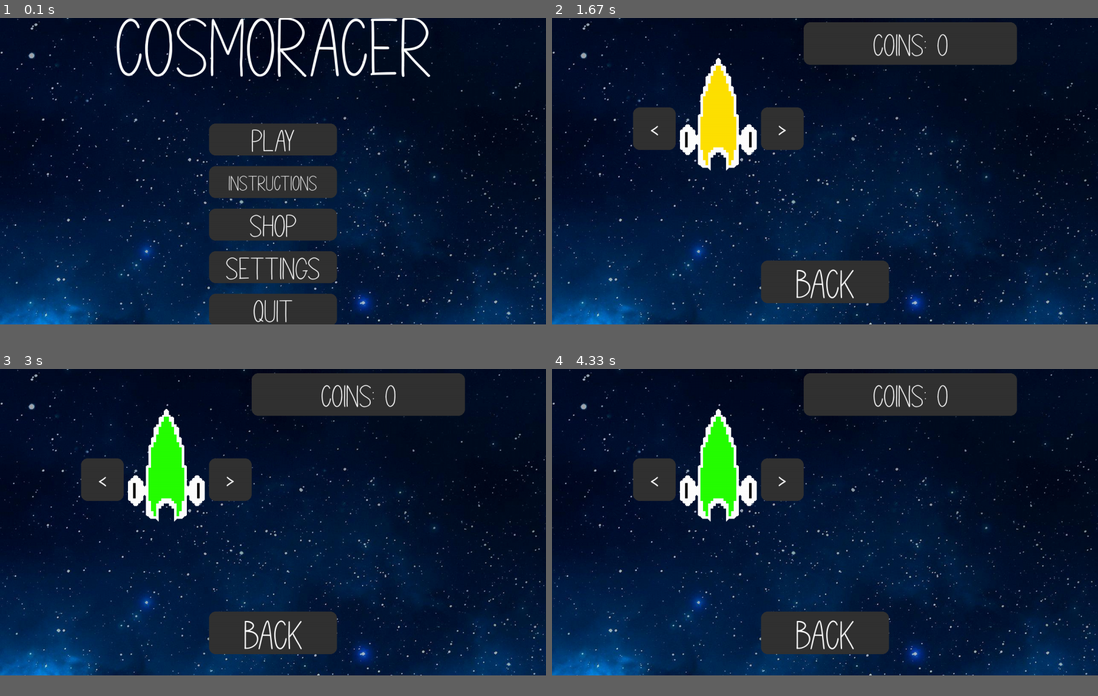
Above: before the commit, frames 1-4 (two rows, left to right).
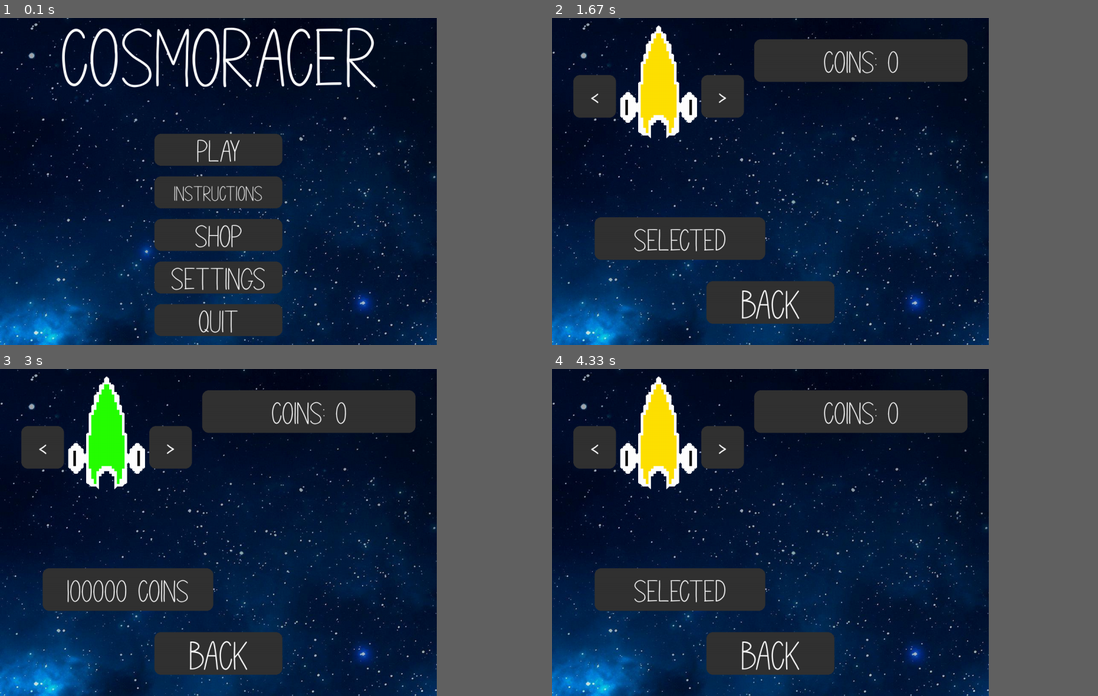
Above: after the commit, the same moments.

Repository: williamjamesj/pygame-project-williamjamesj
Game: pygame game, started from main.py
Two runs of this game, one before a commit and one after it. Both use one fixed random seed, a clock stepped at 60 frames per second and the inputs below.
Inputs (mouse positions are in pixels of both pictures, inside the frame that each line leads up to):
- Up to frame 1 (0.1 s): no input
- Up to frame 2 (1.67 s): click (770, 233) at 0.38 s; click "<" at 0.88 s; click ">" at 1.22 s
- Up to frame 3 (3 s): click "<" at 2.55 s
- Up to frame 4 (4.33 s): click (710, 463) at 3.88 s
The window is 900x506 before the commit and 720x540 after it. Grey fills any space a smaller window leaves; there, only what the larger window draws over its background counts as a difference.

The runs differ from the first frame. In frame 1, 26% of the frame differs, in the area x 0-100%, y 0-100%; in frame 2, 27%; in frame 3, 27%; in frame 4, 27%.

Commit message:
asfghjfgiuytrewerty

Diff:
--- a/globalvariables.py
+++ b/globalvariables.py
@@ -1,13 +1,14 @@
 # Variables imported from this file can be accessed in any other file that calls it, specifically helpful for the game loop.
 # All of the variables declared to be None are just placeholders to be set in another file.
 '''General Global Variables'''
-running = True # When this becomes false, the game will close
-gamestage = "menu" # The stage that the game is in
+running = True # When this becomes false, the game will close.
+gamestage = "menu" # The stage that the game is in.
 screen = None # The PyGame surface object for the entire game.
 backgroundpicture = None # The background that is displayed.
-debug = False # Gives helpful features like fps counter, useful for debugging, not for the end-user to see.
+debug = False # Gives helpful features like fps counter, useful for debugging and object placement, not for the end-user to see.
 shop = None # The shop object, containing all of the functions regarding the shop.
 ownedShips = ["yellowspaceship"] # List of all of the ships the player can purchase.
+playercurrentship = ["yellowspaceship",10,0.1,3,1] # The current spaceship that the player spawns with.
 
 '''Persistant Global Variables - Loaded each time the game runs'''
 lang = None # The currently selected language, read from localisation/lastlang on game initialisation.
--- a/levels.py
+++ b/levels.py
@@ -48,8 +48,8 @@
     globals.walls.add(Barrier(-1000,900,2000,100)) # Bottom
     globals.walls.add(Barrier(1000,0,100,1000)) # Right
     globals.walls.add(Barrier(700,400,10,200)) # Barrier
-    globals.enemySpaceships.add(EnemySpaceship((0,400),"greenspaceship",10,0.1,0,3,1))
-    globals.enemySpaceships.add(EnemySpaceship((0,600),"greenspaceship",10,0.1,0,3,1))
+    globals.enemySpaceships.add(EnemySpaceship((0,400),"greenspaceship",10,0.1,1,3,1))
+    globals.enemySpaceships.add(EnemySpaceship((0,600),"greenspaceship",10,0.1,1,3,1))
     globals.powerups.add(powerUp(800,300,50,50))
     globals.wincondition = Objective(-900,200,50,50)
 def levelfour():
--- a/main.py
+++ b/main.py
@@ -14,8 +14,8 @@
 # Defaults to Fullscreen Resolution
 pygame.display.set_caption('Cosmoracer')
 pygame.display.set_icon(pygame.image.load("resources/icon.png"))
-globals.screen = pygame.display.set_mode((0,0), pygame.FULLSCREEN|pygame.NOFRAME) # Both of these options ensure compatibility across systems.
-# globals.screen = pygame.display.set_mode((1024,768)) # The display resolution that is minimum.
+# globals.screen = pygame.display.set_mode((0,0), pygame.FULLSCREEN|pygame.NOFRAME) # Both of these options ensure compatibility across systems.
+globals.screen = pygame.display.set_mode((1024,768)) # The display resolution that is minimum.
 # Retrieves the size of the fullscreen window, important for properly positioning things on the screen
 info = pygame.display.Info()
 globals.dimensions = [info.current_w, info.current_h] # Dimensions of the screen
--- a/shop.py
+++ b/shop.py
@@ -6,8 +6,7 @@
 class shopScreen():
     def __init__(self):
         self.backbutton = buttons.Button(300,100,[0,globals.dimensions[1]/2-100],globals.screen, globals.languagesdict["back"],100)
-        self.arrows = [pygame.image.load("resources/arrow_left.png"),pygame.image.load("resources/arrow_right.png")]
-        self.spaceships = [["yellowspaceship"],["greenspaceship"]] # The lists store ships in order: appearance,maxspeed,acceleration,turnspeed,firerate
+        self.spaceships = [["yellowspaceship",10,0.1,3,1,0],["greenspaceship",10,0.1,3,0.5,100000]] # The lists store ships in order: appearance,maxspeed,acceleration,turnspeed,firerate
         self.spaceshipimages = []
         for i in self.spaceships:
             self.spaceshipimages.append(pygame.image.load(f"resources/spaceships/shopimages/{i[0]}.png"))
@@ -19,12 +18,19 @@
             self.currentship = len(self.spaceships)-1
         globals.screen.blit(globals.backgroundpicture, (0,0))
         self.backbutton.draw(globals.screen)
-        self.leftbutton = buttons.Button(100,100,[-400,-100],globals.screen,"<",100)
-        self.rightbutton = buttons.Button(100,100,[-100,-100],globals.screen,">",100)
+        self.leftbutton = buttons.Button(100,100,[100-globals.dimensions[0]/2,-200],globals.screen,"<",100)
+        self.rightbutton = buttons.Button(100,100,[400-globals.dimensions[0]/2,-200],globals.screen,">",100)
+        if self.spaceships[self.currentship][0] == globals.playercurrentship[0]:
+            purchasetext = "Selected"
+        elif self.spaceships[self.currentship][0]  in globals.ownedShips:
+            purchasetext = "Select"
+        else:
+            purchasetext = f"{self.spaceships[self.currentship][5]} Coins"
+        self.purchaseselect = buttons.Button(400,100,[300-globals.dimensions[0]/2,globals.dimensions[1]/2-250],globals.screen,purchasetext,75)
         shiprect = self.spaceshipimages[self.currentship].get_rect()
-        shiprect.center = (globals.dimensions[0]/2-250,globals.dimensions[1]/2-100)
+        shiprect.center = (250,globals.dimensions[1]/2-200)
         globals.screen.blit(self.spaceshipimages[self.currentship], shiprect)
-        buttons.Button(500,100,[200,-300],globals.screen,f"{globals.languagesdict['coins']}: {'{:,}'.format(globals.coins)}",75) # Comma formatting from https://stackoverflow.com/questions/5180365/python-add-comma-into-number-string.
+        buttons.Button(500,100,[globals.dimensions[0]/2-300,100-globals.dimensions[1]/2],globals.screen,f"{globals.languagesdict['coins']}: {'{:,}'.format(globals.coins)}",75) # Comma formatting from https://stackoverflow.com/questions/5180365/python-add-comma-into-number-string.
 
     def updateShop(self,mouseposition):
         if self.backbutton.interacts(mouseposition):
